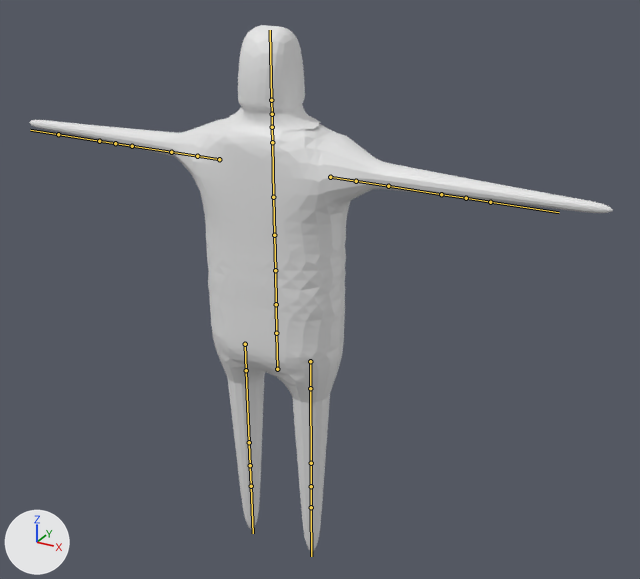
Two versions of the Blender file resources/blender/blocky_trashbot.blend, one commit apart.
The view is the same before and after, from a 50 mm lens placed at (1.4, -2.25, 2.22), pointed at (0.05, 0.21, 0.99). Every picture has the same lights, and +X, +Y and +Z are marked at lower left. The picture after the commit comes second. The bones that change, and the others that lie on the model, are drawn over the model as lines.
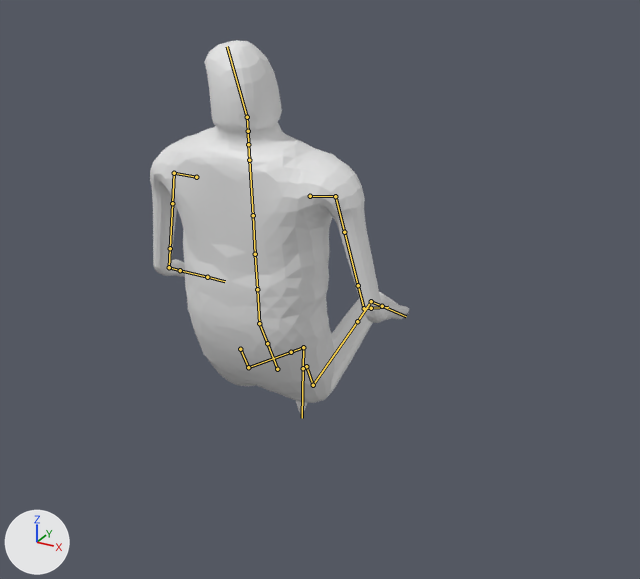
The newer file adds an action. The first version stands in its rest pose; the second is drawn at frame 10 of the action 'Jump'.

The change in detail:
Bone 'Bone' (bone_bone) turns from (0, 0, 0) to (26, 0, 0) degrees about its own x, y and z.
Bone 'Bone.002' (bone_bone_002) turns from (0, 0, 0) to (-23, 0, 0) degrees about its own x, y and z.
Bone 'Bone.015' (bone_bone_015) turns from (0, 0, 0) to (0, 0, 15) degrees about its own x, y and z.
Bone 'Bone.021.L' (bone_bone_021_l) turns from (0, 0, 0) to (1, -2, 8) degrees about its own x, y and z.
Bone 'Bone.022.L' (bone_bone_022_l) turns from (0, 0, 0) to (0, 0, -81) degrees about its own x, y and z.
Bone 'Bone.027.L' (bone_bone_027_l) turns from (0, 0, 0) to (-15, 28, 63) degrees about its own x, y and z.
Bone 'Bone.022.R' (bone_bone_022_r) turns from (0, 0, 0) to (0, 0, 80) degrees about its own x, y and z.
Bone 'Bone.027.R' (bone_bone_027_r) turns from (0, 0, 0) to (-2, 3, -59) degrees about its own x, y and z.
Bone 'Bone.017.L' (bone_bone_017_l) turns from (0, 0, 0) to (-91, 6, 2) degrees about its own x, y and z.
Bone 'Bone.019.L' (bone_bone_019_l) turns from (0, 0, 0) to (58, 0, 0) degrees about its own x, y and z.
Bone 'Bone.017.R' (bone_bone_017_r) turns from (0, 0, 0) to (-50, 0, 0) degrees about its own x, y and z.
Bone 'Bone.019.R' (bone_bone_019_r) turns from (0, 0, 0) to (79, 0, 0) degrees about its own x, y and z.

Location of each change, [x1, y1, x2, y2] in pixels of the pictures (640 x 579 px):
'Cube', posed (56% narrower, 29% shorter): before [29, 25, 613, 552]; after [150, 40, 409, 414]
bone 'Bone', root to tip: before (277, 369) to (276, 333); after (277, 369) to (267, 343)
bone 'Bone.002', root to tip: before (276, 304) to (275, 270); after (259, 323) to (257, 289)
bone 'Bone.015', root to tip: before (271, 100) to (270, 30); after (247, 117) to (227, 46)
bone 'Bone.021.L', root to tip: before (330, 177) to (356, 181); after (310, 196) to (335, 196)
bone 'Bone.022.L', root to tip: before (356, 181) to (388, 186); after (335, 196) to (344, 232)
bone 'Bone.027.L', root to tip: before (466, 198) to (490, 202); after (364, 308) to (371, 308)
bone 'Bone.022.R', root to tip: before (197, 156) to (171, 152); after (174, 173) to (172, 203)
bone 'Bone.027.R', root to tip: before (115, 143) to (99, 141); after (169, 267) to (180, 270)
bone 'Bone.017.L', root to tip: before (310, 388) to (311, 463); after (313, 385) to (357, 321)
bone 'Bone.019.L', root to tip: before (311, 486) to (311, 507); after (371, 301) to (382, 306)
bone 'Bone.017.R', root to tip: before (246, 370) to (249, 442); after (248, 367) to (291, 352)
bone 'Bone.019.R', root to tip: before (250, 465) to (251, 486); after (303, 347) to (303, 368)
